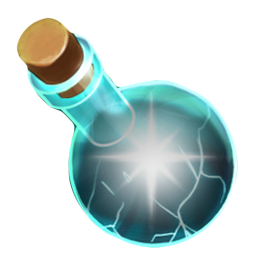
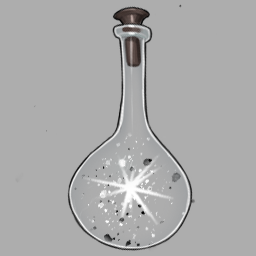
Layer changes from the first 256 x 256 image to the second:
moved "Layer 1" above "Layer 4", painted on it over bbox(16, 4, 238, 253)
renamed "Layer 2 copy" to "Layer 4", moved it above "Layer 3", painted on it over bbox(71, 77, 233, 239)
renamed "Ellipse 1 copy" to "Layer 3", painted on it over bbox(15, 4, 232, 252)
removed layer "Layer 2 copy 3" over bbox(71, 77, 233, 239)
removed layer "Layer 2 copy 2" over bbox(71, 77, 233, 239)
"Layer 2": opacity 100% → 32%, painted on it over bbox(0, 0, 256, 256)
